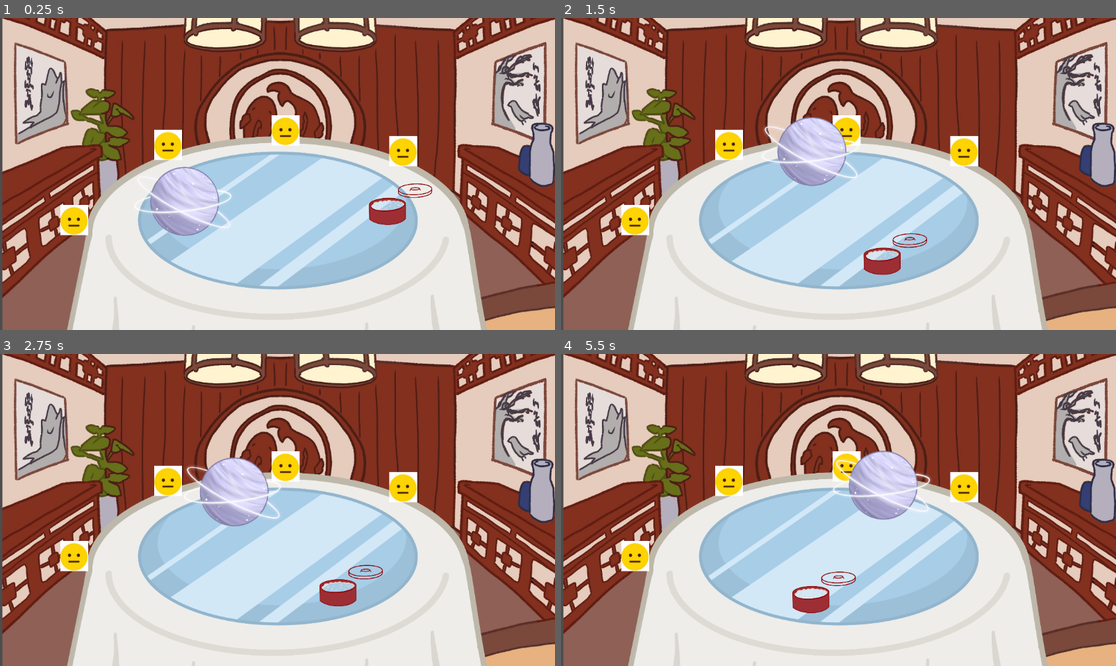
Above: before the commit, frames 1-4 (two rows, left to right).
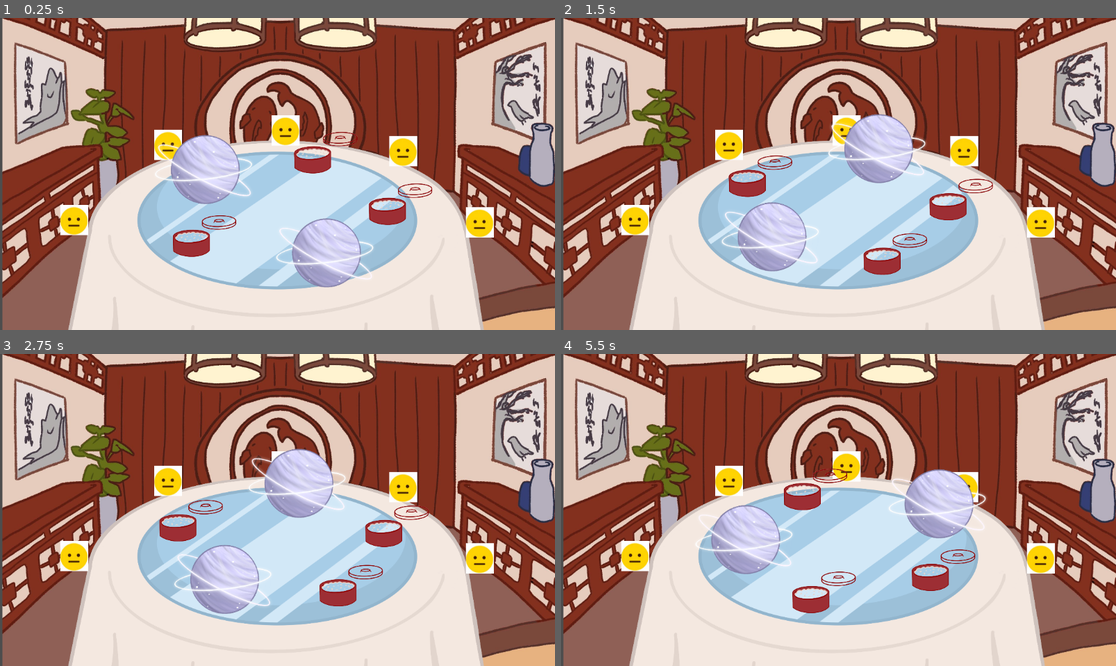
Above: after the commit, the same moments.

Repository: game-dev-besties/lupe_game
Game: Godot game, scene res://scenes/game.tscn
The game is run twice, just before and just after one commit, with the same random seed, the same clock (stepped at 60 frames per second) and the same inputs.
Inputs (mouse positions are in pixels of both pictures, inside the frame that each line leads up to):
- Up to frame 1 (0.25 s): no input
- Up to frame 2 (1.5 s): tap Enter (ui_accept) at 0.5, 0.77 s; move the mouse to (960, 202) at 0.52 s; hold Right (ui_right) 0.53-1.28 s; click (960, 202) at 0.67 s; move the mouse to (771, 167) at 1.27 s; hold Left (ui_left) from 1.28 s (still down); click (771, 167) at 1.42 s
- Up to frame 3 (2.75 s): tap Enter (ui_accept) at 1.52 s; move the mouse to (333, 441) at 2.02 s; release Left (ui_left) at 2.03 s; hold Right (ui_right) from 2.03 s (still down)
- Up to frame 4 (5.5 s): move the mouse to (810, 572) at 2.77 s; click (810, 572) at 2.92 s; tap Enter (ui_accept) at 3.02, 3.77, 4.52 s; move the mouse to (1005, 556) at 3.52 s; release Right (ui_right) at 3.53 s; hold Left (ui_left) from 3.53 s (still down); move the mouse to (672, 463) at 4.27 s; move the mouse to (866, 510) at 5.02 s; click (866, 510) at 5.17 s

The runs differ from the first frame. In frame 1, 8.0% of the frame differs, in the area x 12-89%, y 36-100%; in frame 2, 8.5%; in frame 3, 8.4%; in frame 4, 8.6%, in the area x 12-89%, y 30-100%.

Commit message:
add animations to indicate consumption

Diff:
--- a/scenes/NPC.tscn
+++ b/scenes/NPC.tscn
@@ -1,6 +1,6 @@
 [gd_scene load_steps=5 format=3 uid="uid://b6jq0f6yg0wuw"]
 
-[ext_resource type="Script" uid="uid://c20iiwfaxynah" path="res://scenes/npc.gd" id="1_mhefn"]
+[ext_resource type="Script" uid="uid://c20iiwfaxynah" path="res://scripts/npc.gd" id="1_mhefn"]
 [ext_resource type="Texture2D" uid="uid://ckocik50o6pwf" path="res://assets/neutral.png" id="2_jnjht"]
 [ext_resource type="Texture2D" uid="uid://bf1dcg1iv5e2p" path="res://assets/happy.png" id="3_7pv12"]
 [ext_resource type="Texture2D" uid="uid://y4pwcqo20c1q" path="res://assets/sad.png" id="4_x6c3r"]
--- a/scenes/dish.tscn
+++ b/scenes/dish.tscn
@@ -1,10 +1,33 @@
-[gd_scene load_steps=4 format=3 uid="uid://ddw71ek2dup7r"]
+[gd_scene load_steps=7 format=3 uid="uid://ddw71ek2dup7r"]
 
 [ext_resource type="Script" uid="uid://ca7baacjwxvs4" path="res://scripts/dish.gd" id="1_u12rr"]
 [ext_resource type="Texture2D" uid="uid://7qc655eylklq" path="res://assets/empty.png" id="2_qnjfs"]
 
 [sub_resource type="CircleShape2D" id="CircleShape2D_u12rr"]
 radius = 63.0317
+
+[sub_resource type="Gradient" id="Gradient_qnjfs"]
+colors = PackedColorArray(0.687963, 0.57124, 0.491044, 1, 0.863045, 0.746547, 0.597376, 1)
+
+[sub_resource type="GradientTexture1D" id="GradientTexture1D_7sytn"]
+gradient = SubResource("Gradient_qnjfs")
+
+[sub_resource type="ParticleProcessMaterial" id="ParticleProcessMaterial_qnjfs"]
+lifetime_randomness = 0.36
+particle_flag_disable_z = true
+emission_shape = 1
+emission_sphere_radius = 78.7
+angle_min = -624.0
+angle_max = 504.0
+gravity = Vector3(0, -50, 0)
+tangential_accel_min = -36.66
+tangential_accel_max = 41.67
+damping_max = 12.501
+scale_min = 0.0
+scale_max = 17.67
+color_ramp = SubResource("GradientTexture1D_7sytn")
+hue_variation_min = -1.0
+hue_variation_max = -1.0
 
 [node name="Dish" type="Area2D"]
 script = ExtResource("1_u12rr")
@@ -14,3 +37,7 @@
 
 [node name="CollisionShape2D" type="CollisionShape2D" parent="."]
 shape = SubResource("CircleShape2D_u12rr")
+
+[node name="consumptionparticles" type="GPUParticles2D" parent="."]
+emitting = false
+process_material = SubResource("ParticleProcessMaterial_qnjfs")
--- a/scripts/dish.gd
+++ b/scripts/dish.gd
@@ -2,6 +2,9 @@
 extends Area2D
 
 @export var empty_plate_texture: Texture2D
+@onready var consumption_particles: GPUParticles2D = $consumptionparticles
+var active_wobble_tween: Tween
+var active_consume_timer: Tween
 
 # data variables
 var item_name: String
@@ -52,15 +55,39 @@
 		z_index = 1
 
 func consume():
+	stop_consumption_effects()
+	if active_wobble_tween:
+		active_wobble_tween.kill()
+	rotation_degrees = 0
 	if quantity > 0:
 		quantity -= 1
 		print(item_name + " quantity is now: " + str(quantity))
-
 	if quantity <= 0:
 		_on_empty()
+
+func stop_consumption_effects():
+	if active_wobble_tween:
+		active_wobble_tween.kill()
+		active_wobble_tween = null
+	if active_consume_timer:
+		active_consume_timer.kill()
+		active_consume_timer = null
+
+	consumption_particles.emitting = false
+	rotation_degrees = 0
 
 func _on_empty():
 	print(item_name + " is now empty!")
 	$Sprite2D.texture = empty_plate_texture
+	# Make the dish un-clickable and un-desirable
 	item_name = "Empty Plate"
 	$CollisionShape2D.disabled = true
+
+func start_consumption_effects(duration: float):
+	consumption_particles.emitting = true
+	active_wobble_tween = create_tween().set_loops()
+	active_wobble_tween.tween_property(self, "rotation_degrees", 5, 0.1).set_trans(Tween.TRANS_SINE)
+	active_wobble_tween.tween_property(self, "rotation_degrees", -5, 0.1).set_trans(Tween.TRANS_SINE)
+	active_wobble_tween.tween_property(self, "rotation_degrees", 0, 0.1).set_trans(Tween.TRANS_SINE)
+	var consume_timer = create_tween()
+	consume_timer.tween_callback(self.consume).set_delay(duration)
--- a/scripts/spinningthing.gd
+++ b/scripts/spinningthing.gd
@@ -23,11 +23,15 @@
 var dishes_data = [
 	{"texture": preload("res://assets/canvas.png"), "scale": 0.3, "item_name": "rice", "quantity": 3},
 	{"texture": preload("res://assets/rings.webp"), "scale": 0.3, "item_name": "planet", "quantity": 3},
+	{"texture": preload("res://assets/canvas.png"), "scale": 0.3, "item_name": "rice", "quantity": 3},
+	{"texture": preload("res://assets/rings.webp"), "scale": 0.3, "item_name": "planet", "quantity": 3},
+	{"texture": preload("res://assets/canvas.png"), "scale": 0.3, "item_name": "rice", "quantity": 3},
 ]
 var npc_desires = [
 	{"name": "npc1", "desire": "planet", "timer": 1.5},
 	{"name": "npc2", "desire": "Magic Sword", "timer": 1.5},
 	{"name": "npc3", "desire": "nothing", "timer": 1.5},
+	{"name": "npc4", "desire": "rice", "timer": 1.5},
 	{"name": "npc4", "desire": "rice", "timer": 1.5},
 ]
 
@@ -89,7 +93,7 @@
 
 	# For each NPC, find the dish in front of them
 	for npc in npcs:
-		# calculate distance between dish and npc
+		# calculate distance between dish and
 		var closest_dish: Dish = null
 		var min_angle_diff = INF
 		for dish in dishes:
@@ -108,14 +112,15 @@
 			# If the dish was correct, start the consumption timer
 			if is_correct:
 				print(npc.name + " is starting to eat " + closest_dish.item_name)
-				var tween = create_tween()
-				tween.tween_callback(closest_dish.consume).set_delay(npc.consumption_timer)
+				closest_dish.start_consumption_effects(npc.consumption_timer)
 
 func _on_susan_started_moving():
-	# Reset all NPC emotions when the table starts spinning again
+	# Reset all animations
 	for node in get_children():
 		if node is NPC:
 			node.reset_emotion()
+		elif node is Dish:
+			node.stop_consumption_effects()
 
 # --- Input and Physics functions ---
 func handle_input(delta):
Binary file changed: assets/table.png
Renamed: scenes/npc.gd -> scripts/npc.gd
Renamed: scenes/npc.gd.uid -> scripts/npc.gd.uid
